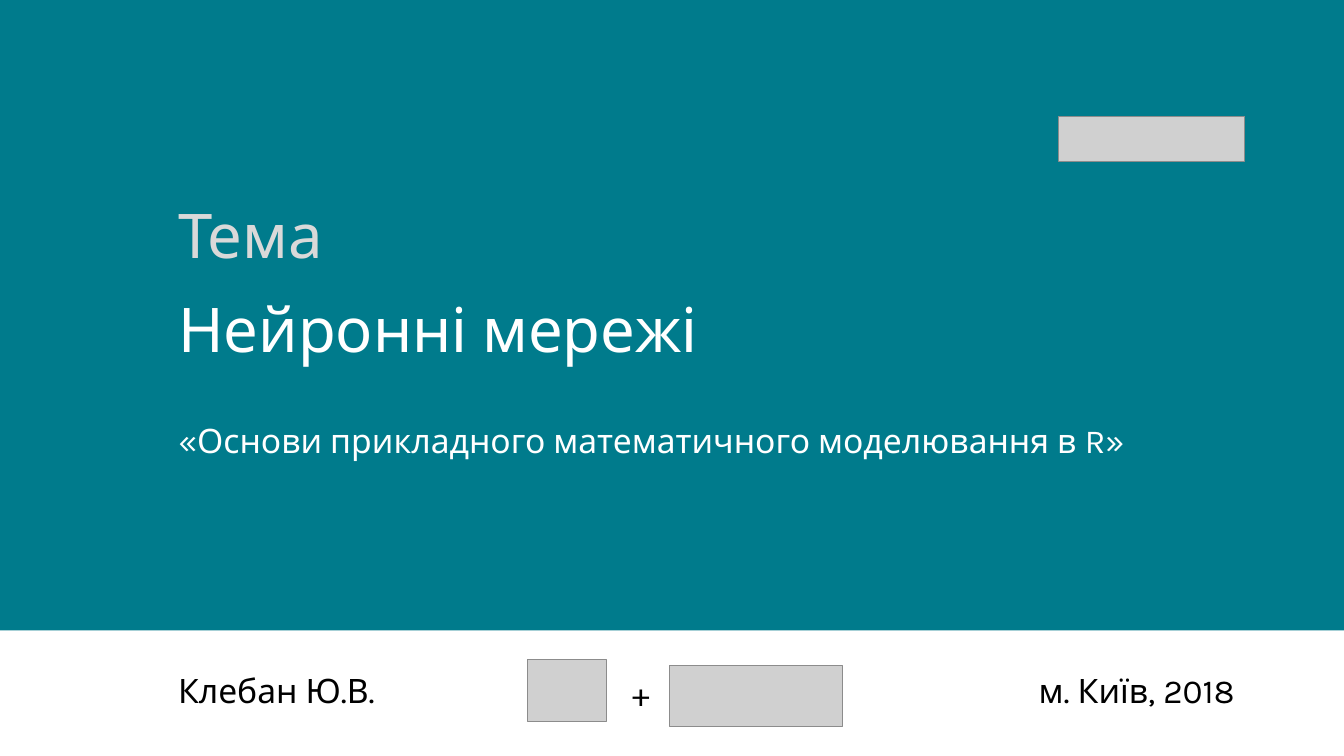
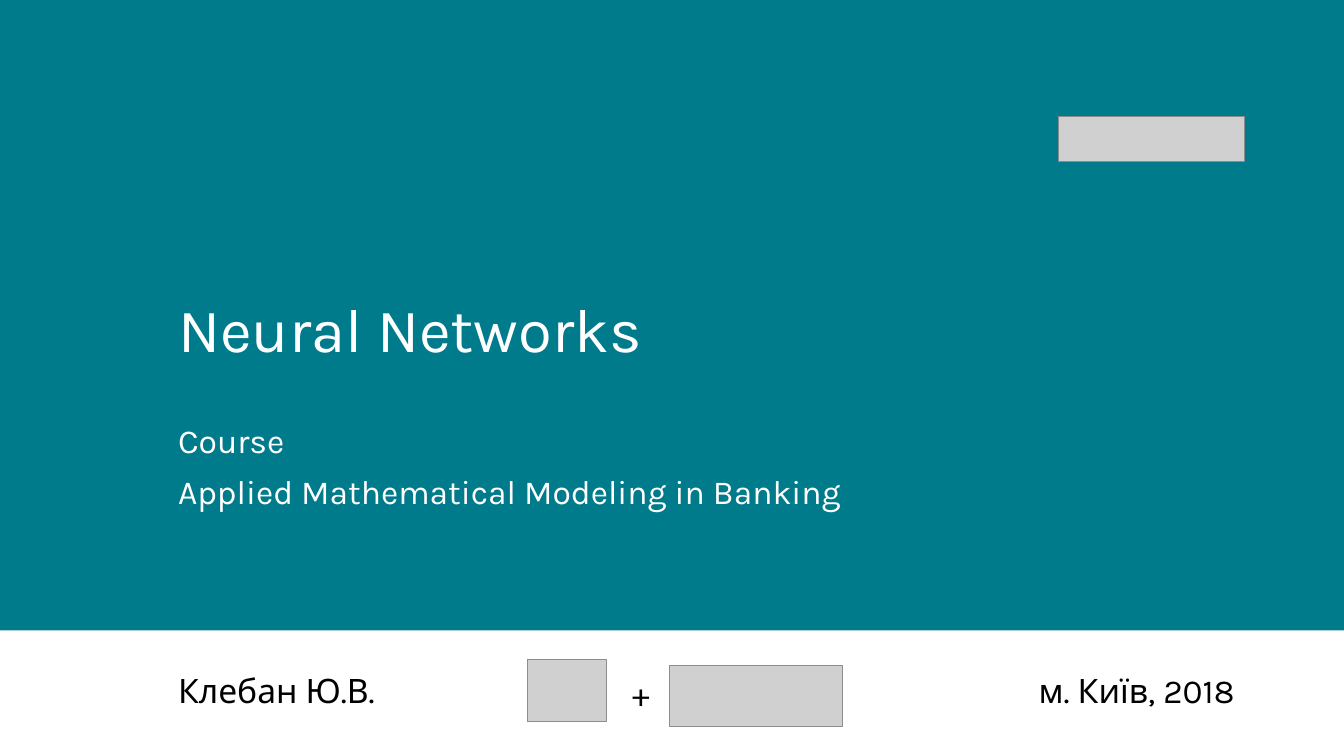
Before and after one commit to kleban/r-course-eng, a slide deck: slide 1 of pptx/071_Neural_Networks.pptx. Drawn at 1344x756 pixels with LibreOffice and Linux fonts; fonts in the diff are those of the drawing; grey boxes stand for pictures. Boxes give left, top, right and bottom in pixels: in the first picture for what was removed or moved away, otherwise in the second. Text is boxed around its words. In the diff, an @@ line names an element or a change of style, - is before the commit and + after.

```diff
--- a/pptx/071_Neural_Networks.pptx
+++ b/pptx/071_Neural_Networks.pptx
@@ title at [178,310,641,353]: text changed @@
-Тема
-Нейронні мережі
+Neural Networks
@@ subtitle at [178,431,841,513]: text changed @@
-«Основи прикладного математичного моделювання в R»
+Course
+Applied Mathematical Modeling in Banking
```
Also in this commit, not shown: 1 other slide changed, 6 slides added, 15 slides removed, 5 other files.
